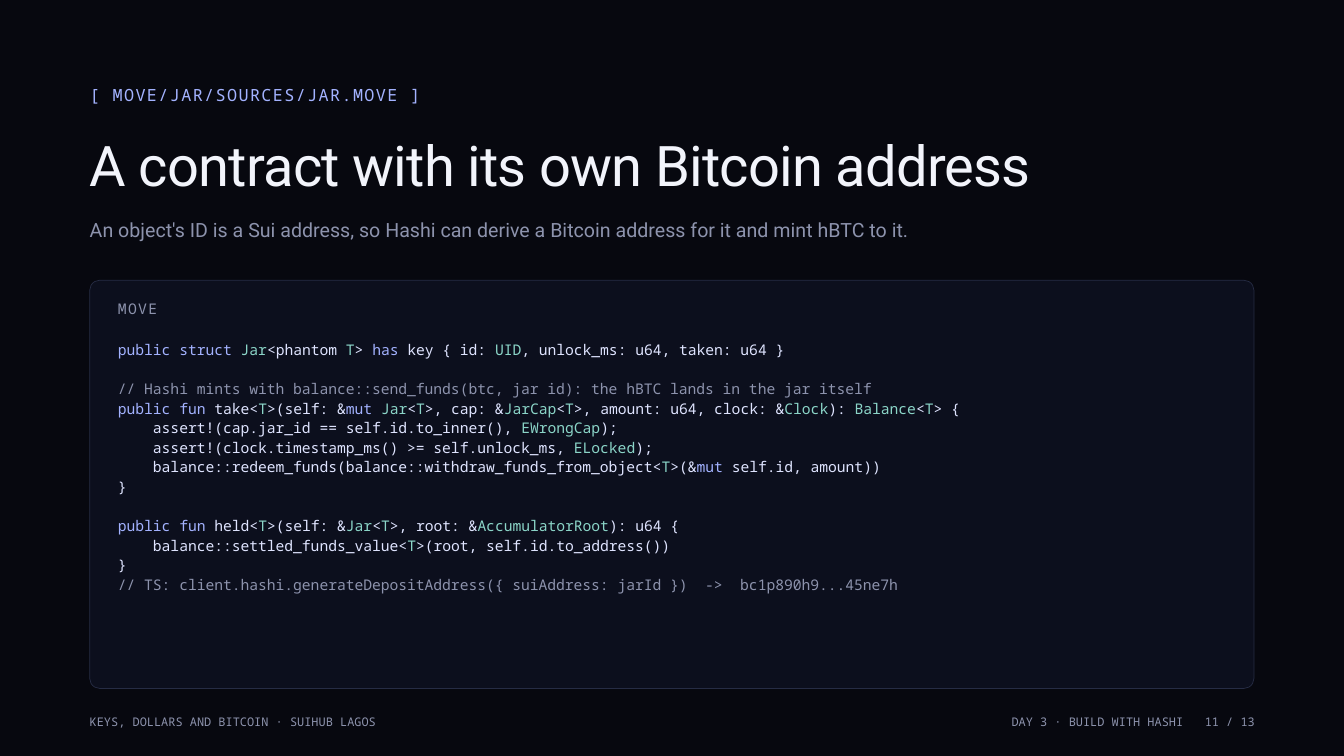
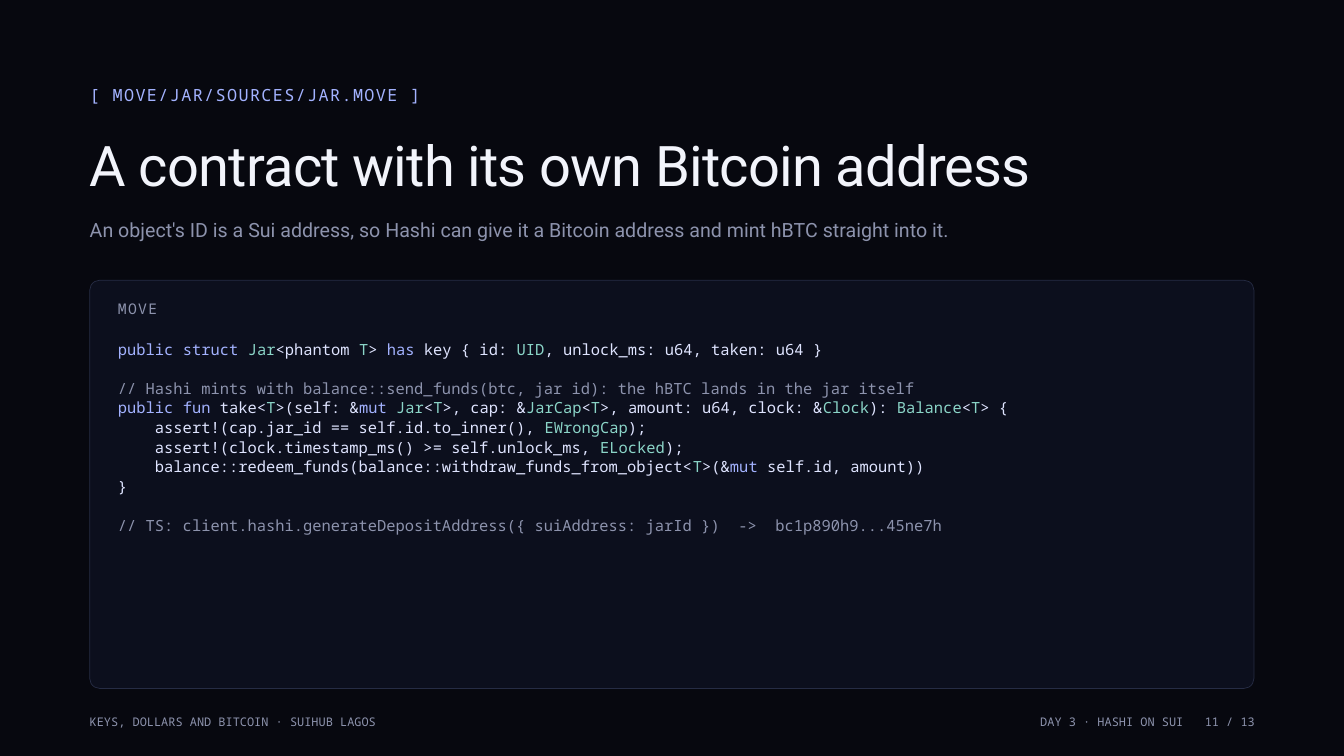
Before and after one commit to Nuel-osas/day3-ferry, a slide deck: slide 11 of teaching/Day3_Build_with_Hashi.pptx. Drawn at 1344x756 pixels with LibreOffice and Linux fonts; fonts in the diff are those of the drawing. Boxes give left, top, right and bottom in pixels: in the first picture for what was removed or moved away, otherwise in the second. Text is boxed around its words. In the diff, an @@ line names an element or a change of style, - is before the commit and + after.

```diff
--- a/teaching/Day3_Build_with_Hashi.pptx
+++ b/teaching/Day3_Build_with_Hashi.pptx
@@ text at [90, 222, 948, 241]: text changed @@
-An object's ID is a Sui address, so Hashi can derive a Bitcoin address for it and mint hBTC to it.
+An object's ID is a Sui address, so Hashi can give it a Bitcoin address and mint hBTC straight into it.
@@ text "public struct Jar<phantom T> has ..." at [118, 343, 990, 535]: size 10.5 to 11 pt @@
@@ text at [118, 519, 670, 554]: paragraphs removed @@
-public fun held<T>(self: &Jar<T>, root: &AccumulatorRoot): u64 {
-balance::settled_funds_value<T>(root, self.id.to_address())
-}
@@ text at [1040, 717, 1255, 726]: text changed @@
-DAY 3 · BUILD WITH HASHI 11 / 13
+DAY 3 · HASHI ON SUI 11 / 13
```
Also in this commit, not shown: 5 other slides changed, 7 slides added, 7 slides removed, 4 other files.
